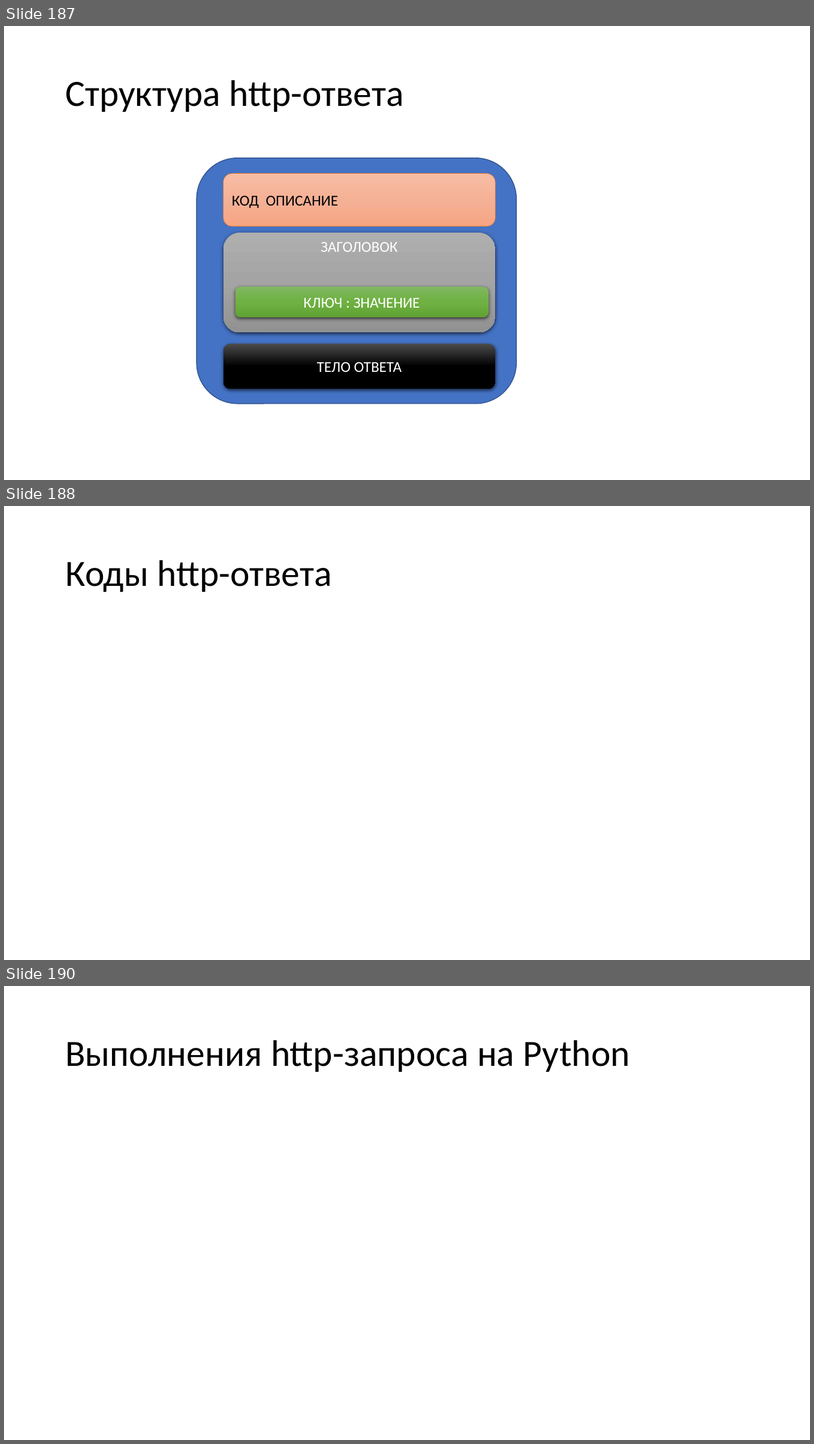
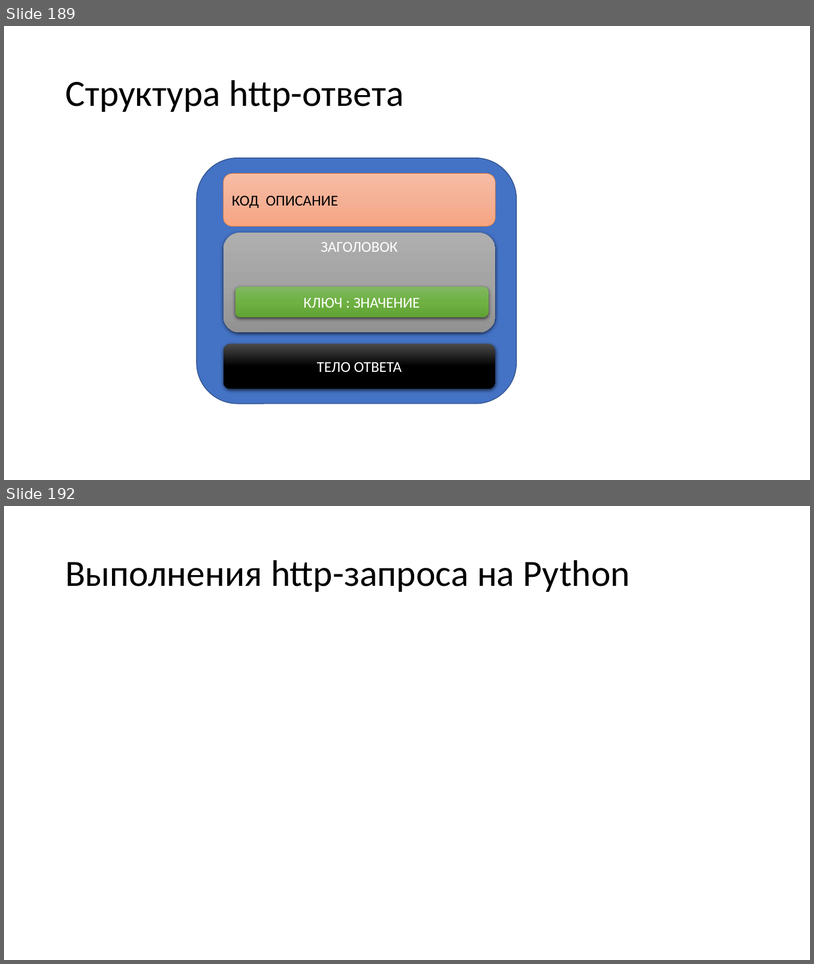
Before and after one commit to paveltsytovich/telegram-course, a slide deck: Presentation/Разработка ботов для телеграмм на Python.pptx. Shown one above the other, each under a label of ours: slides 187, 188 and 190 before the commit, slides 189 and 192 after it; the slides between them are not shown. The pictures are 814x1444 and 814x964 pixels, drawn with LibreOffice and Linux fonts; fonts in the diff are those of the drawing. Boxes give left, top, right and bottom in pixels: in the first picture for what was removed or moved away, otherwise in the second. Text is boxed around its words. In the diff, an @@ line names an element or a change of style, - is before the commit and + after.

Commit message:
теория по http-протоколу

```diff
--- a/Presentation/Разработка ботов для телеграмм на Python.pptx
+++ b/Presentation/Разработка ботов для телеграмм на Python.pptx
@@ slide 188 removed at <box>4,506,810,960</box>, background #FFFFFF @@
@@ title removed at <box>65,560,332,592</box> @@
-Коды http-ответа
@@ what was slide 187 is now slide 189 @@
@@ what was slide 190 is now slide 192 @@
```
Also in this commit, not shown: 1 slide changed, 4 slides added, 1 other slide removed.
